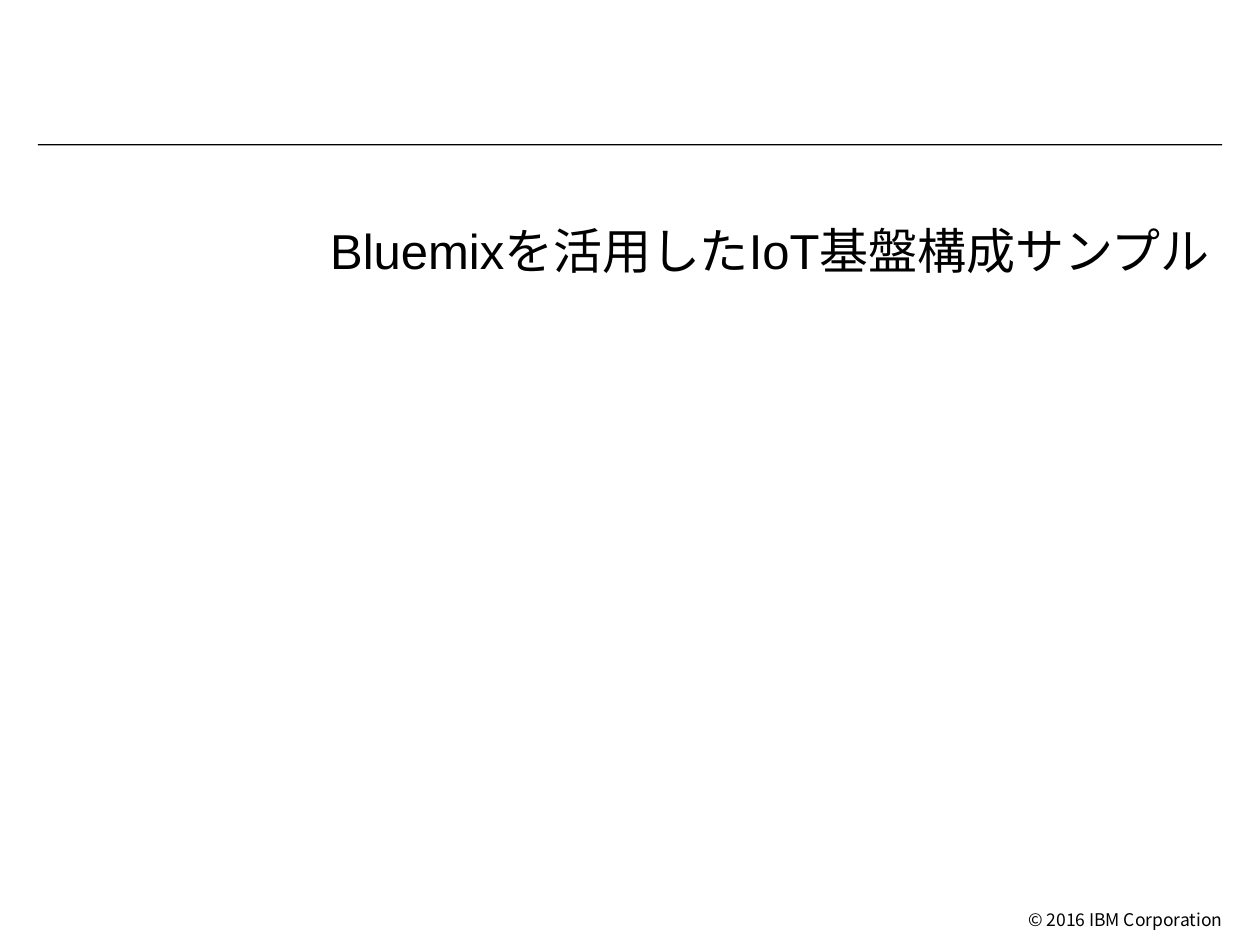
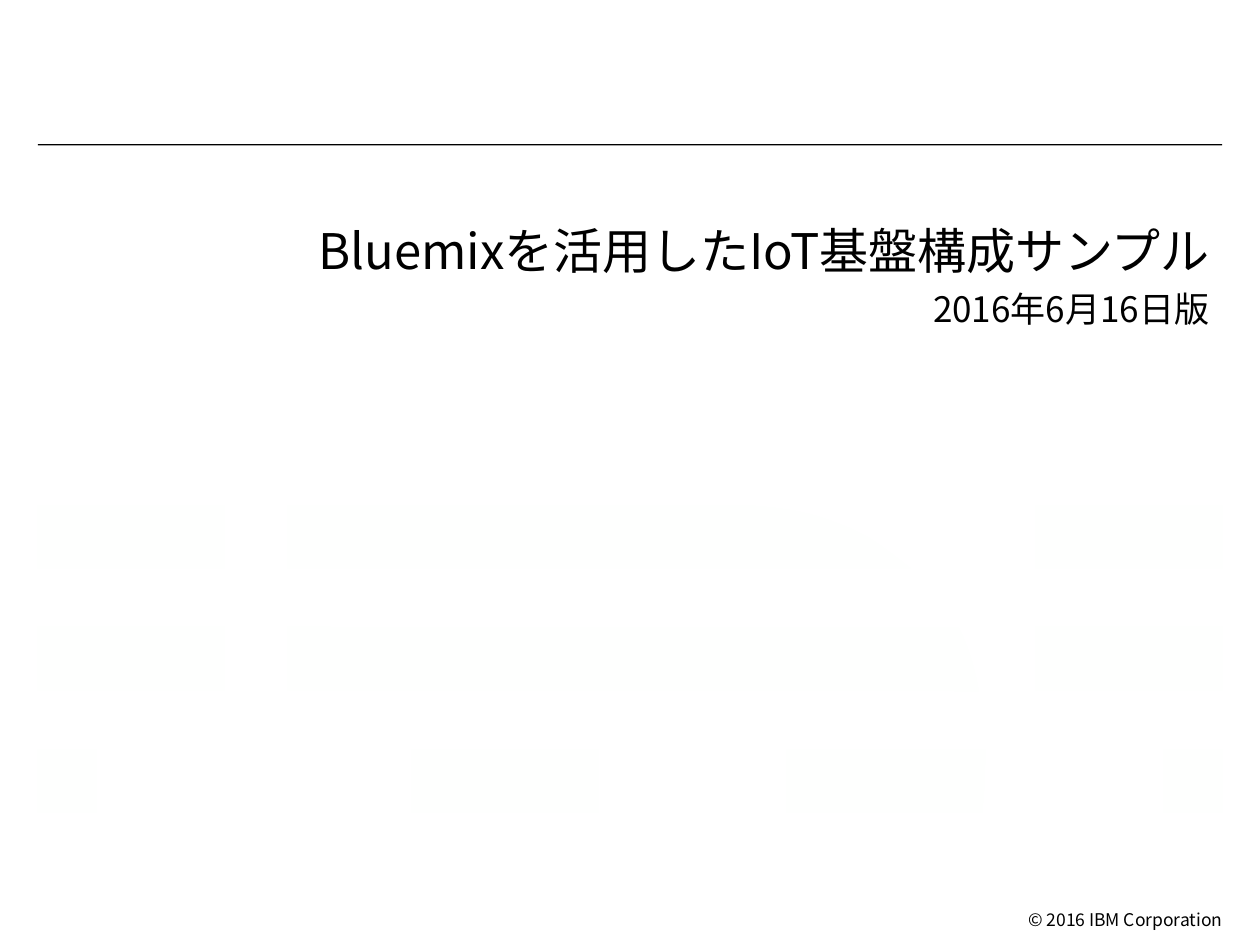
Before and after one commit to makaishi/1_IOT_WORK, a slide deck: slide 1 of bluemix-env/iot-構成雛形.pptx. Drawn at 1260x945 pixels with LibreOffice and Linux fonts; fonts in the diff are those of the drawing; background and template pictures are left out. Boxes give left, top, right and bottom in pixels: in the first picture for what was removed or moved away, otherwise in the second. Text is boxed around its words. In the diff, an @@ line names an element or a change of style, - is before the commit and + after.

```diff
--- a/bluemix-env/iot-構成雛形.pptx
+++ b/bluemix-env/iot-構成雛形.pptx
@@ title at bbox=[319, 227, 1210, 325]: text changed; font Arial to Noto Sans CJK JP @@
-Bluemixを活用したIoT基盤構成サンプル
+Bluemixを活用したIoT基盤構成サンプル
+2016年6月16日版
```
Also in this commit, not shown: 1 other slide changed, 1 slide added, 1 slide removed.
